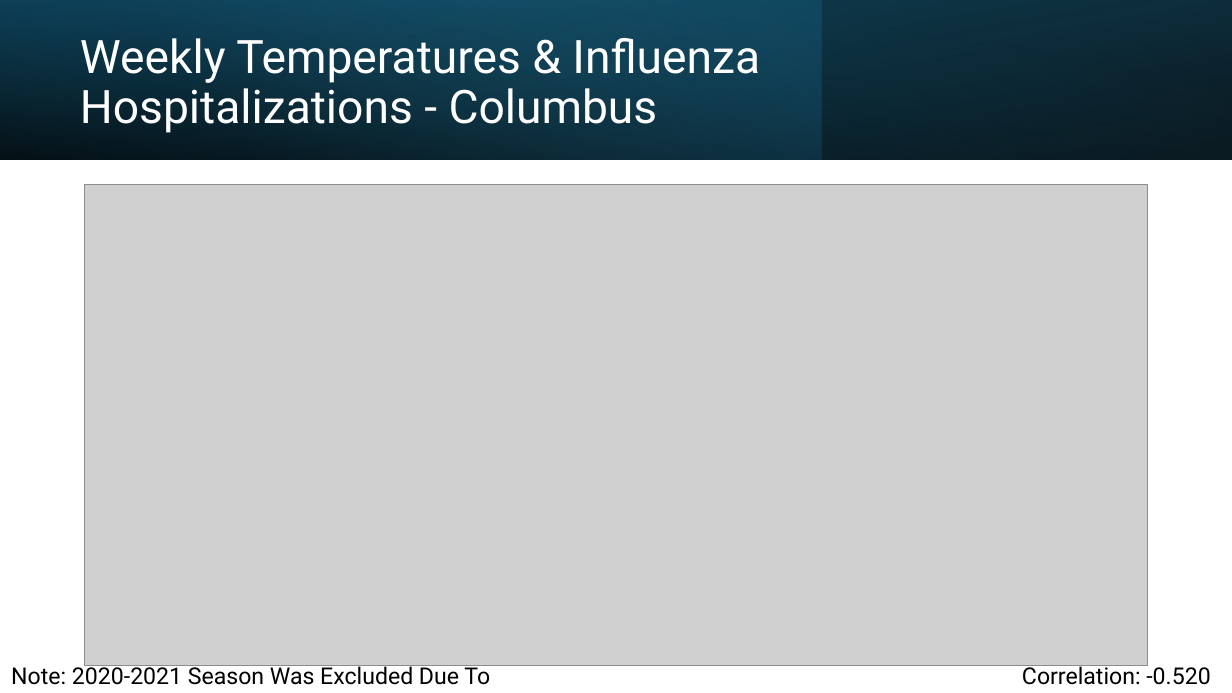
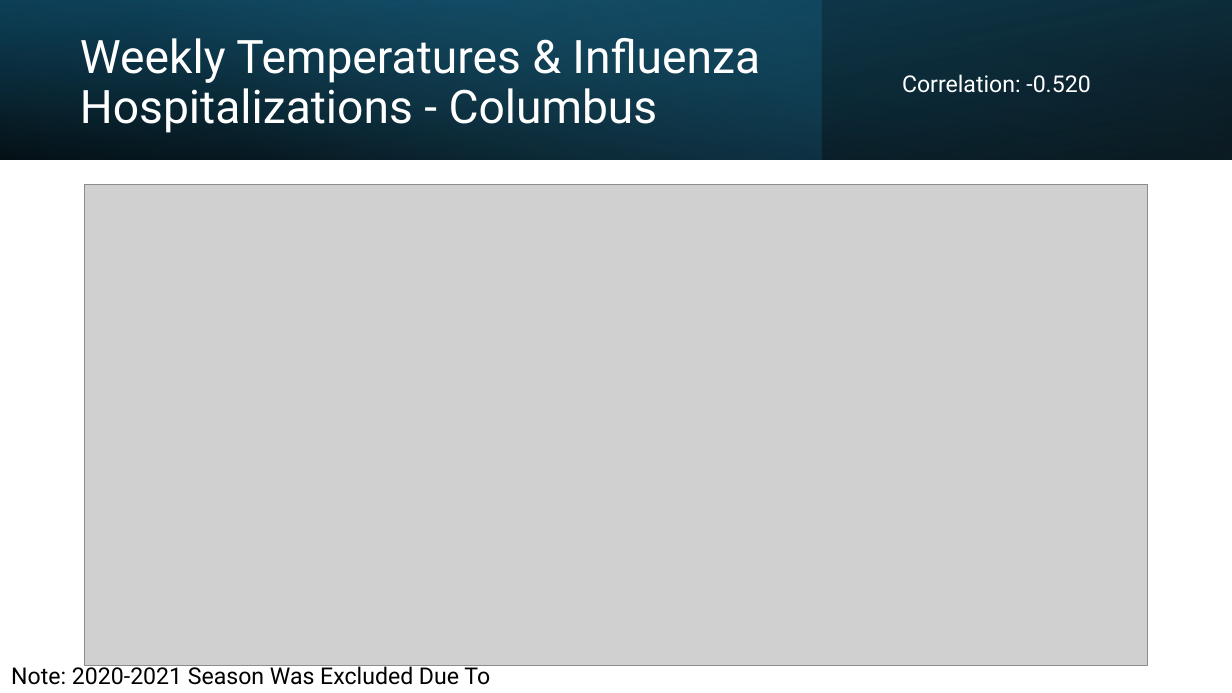
Before and after one commit to brian-campbell/ai-bootcamp-project-1, a slide deck: slide 6 of Project-1-Presentation.pptx. Drawn at 1232x693 pixels with LibreOffice and Linux fonts; fonts in the diff are those of the drawing; grey boxes stand for pictures. Boxes give left, top, right and bottom in pixels: in the first picture for what was removed or moved away, otherwise in the second. Text is boxed around its words. In the diff, an @@ line names an element or a change of style, - is before the commit and + after.

```diff
--- a/Project-1-Presentation.pptx
+++ b/Project-1-Presentation.pptx
@@ text "Correlation: -0.520": place and size @@
-text "Correlation: -0.520" at bbox=[1022, 663, 1210, 685]
+text "Correlation: -0.520" at bbox=[902, 74, 1090, 93]
@@ text "Correlation: -0.520" at bbox=[902, 74, 1090, 93]: text colour #000000 to #FFFFFF @@
```
Also in this commit, not shown: 5 other slides changed, 1 slide added, 6 other files.
